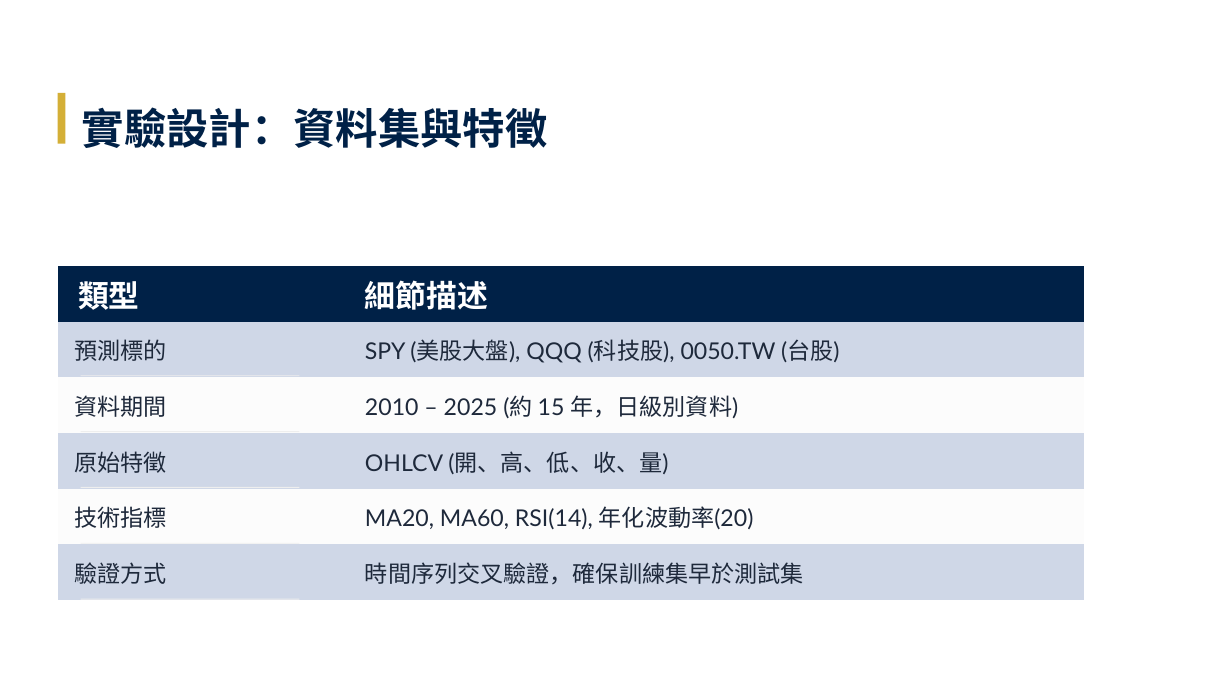
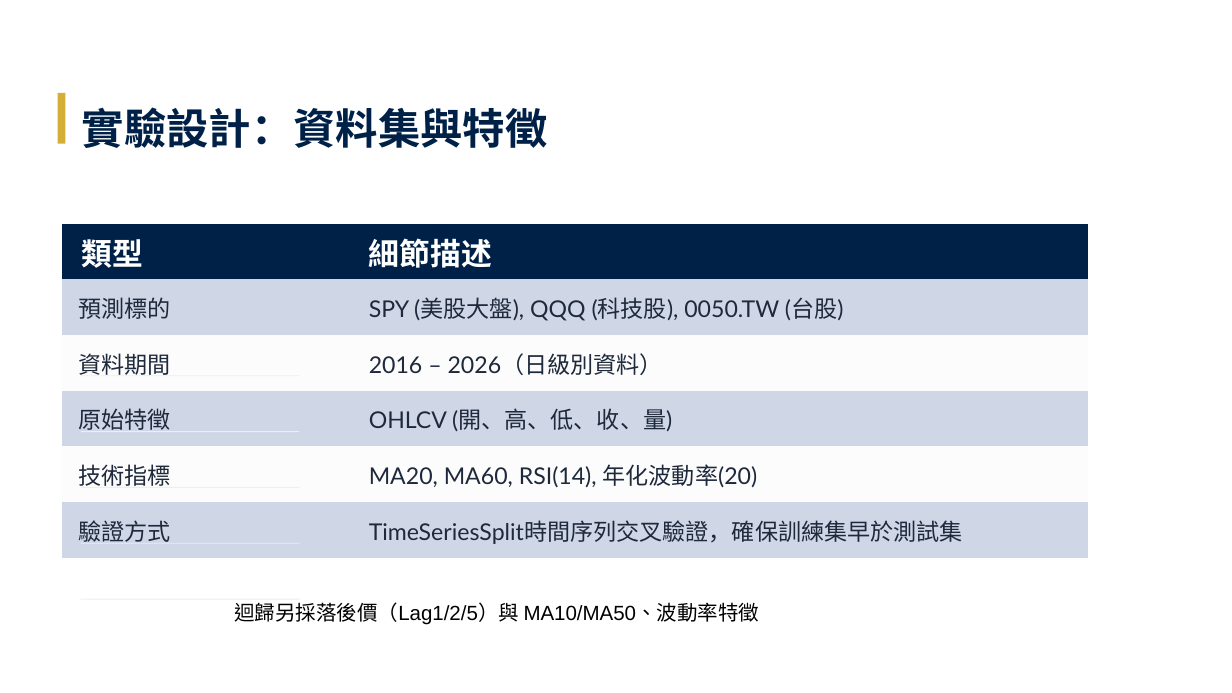
Before and after one commit to Tzu-Lin/ETF-AI-Project, a slide deck: slide 12 of 林子瑜-LLM_ETF.pptx. Drawn at 1232x693 pixels with LibreOffice and Linux fonts; fonts in the diff are those of the drawing. Boxes give left, top, right and bottom in pixels: in the first picture for what was removed or moved away, otherwise in the second. Text is boxed around its words. In the diff, an @@ line names an element or a change of style, - is before the commit and + after.

```diff
--- a/林子瑜-LLM_ETF.pptx
+++ b/林子瑜-LLM_ETF.pptx
@@ table at <box>62,224,1089,557</box> @@
-row 3, column 2: 2010 – 2025 (約 15 年，日級別資料)
+row 3, column 2: 2016 – 2026（日級別資料）
-row 6, column 2: 時間序列交叉驗證，確保訓練集早於測試集
+row 6, column 2: TimeSeriesSplit時間序列交叉驗證，確保訓練集早於測試集
@@ table: place and size @@
-table at <box>57,266,1084,600</box>
+table at <box>62,224,1089,557</box>
@@ text added at <box>234,602,760,625</box>, 16 pt, text #000000 @@
+迴歸另採落後價（Lag1/2/5）與 MA10/MA50、波動率特徵
```
Also in this commit, not shown: 12 other slides changed, 5 other files.
